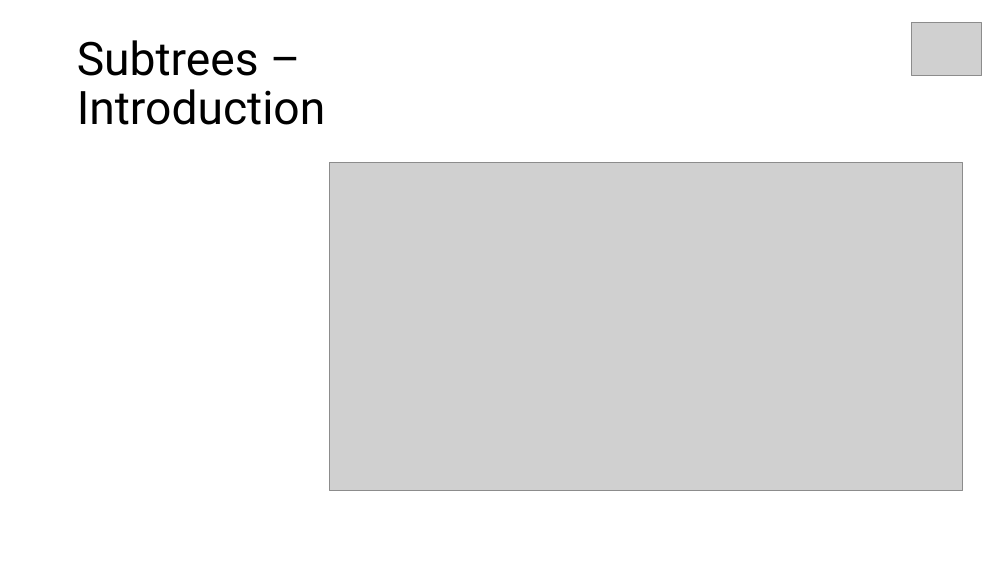
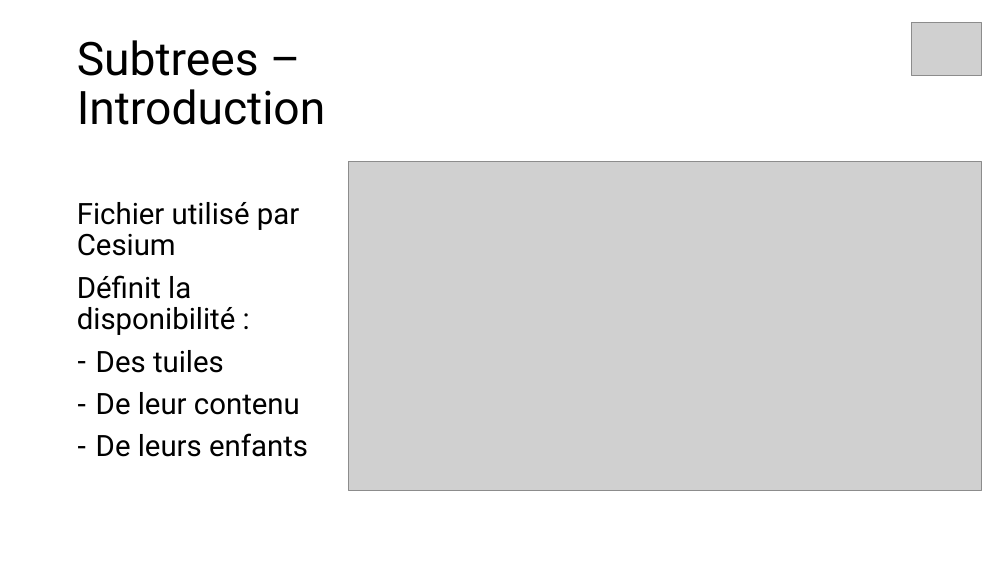
Before and after one commit to IEscher/incubator-baremaps-TB-ian, a slide deck: slide 11 of presentation/Presentation.pptx (slide 9 before the commit). Drawn at 1008x567 pixels with LibreOffice and Linux fonts; fonts in the diff are those of the drawing; grey boxes stand for pictures. Boxes give left, top, right and bottom in pixels: in the first picture for what was removed or moved away, otherwise in the second. Text is boxed around its words. In the diff, an @@ line names an element or a change of style, - is before the commit and + after.

```diff
--- a/presentation/Presentation.pptx
+++ b/presentation/Presentation.pptx
@@ picture: place and size @@
-picture at (330,162,963,491)
+picture at (349,162,982,491)
@@ text added at (77,202,308,457), 28 pt, text #000000 @@
+Fichier utilisé par Cesium
+Définit la disponibilité :
+– Des tuiles
+– De leur contenu
+– De leurs enfants
```
Also in this commit, not shown: 11 other slides changed, 9 slides added, 1 other file.
